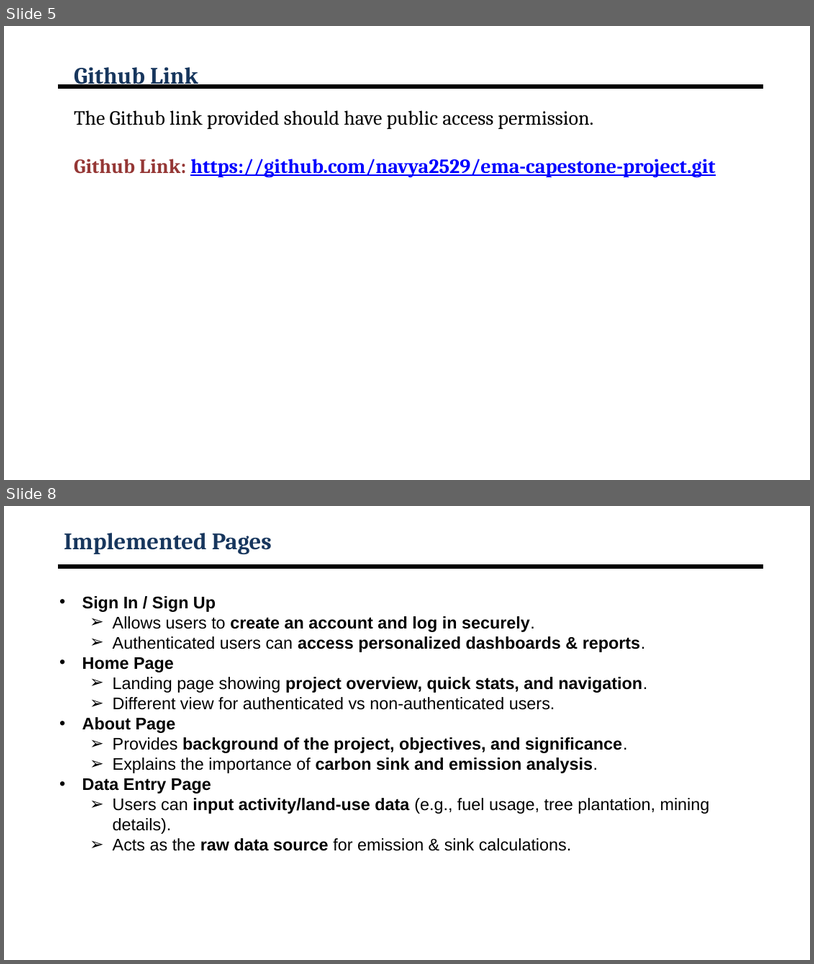
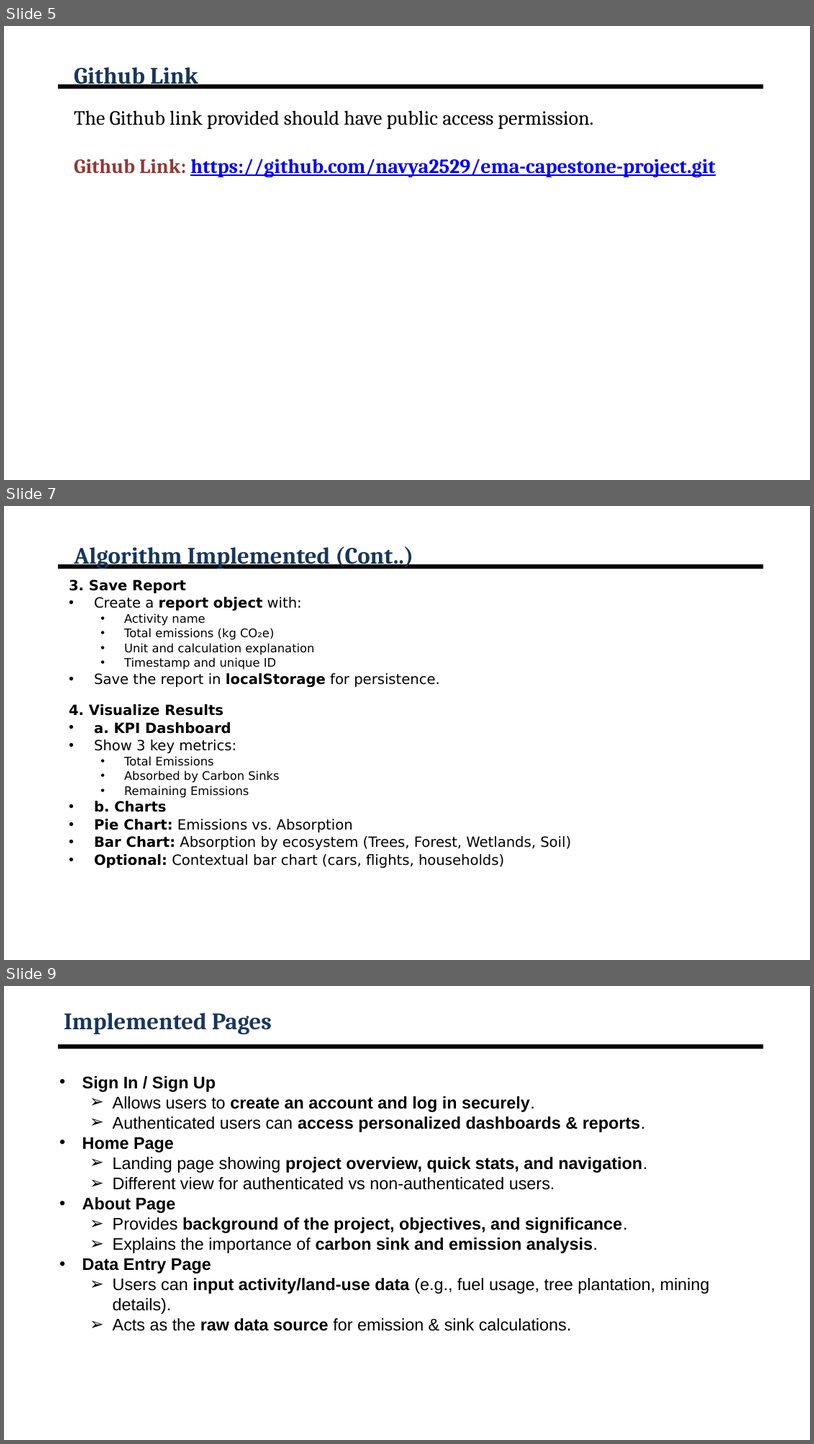
Before and after one commit to SriHari0429/ema-capestone-project, a slide deck: CSE7101-Capstone Project-Review1- TEMPLATE[1].pptx. Shown one above the other, each under a label of ours: slides 5 and 8 before the commit, slides 5, 7 and 9 after it; the slides between them are not shown. The pictures are 814x964 and 814x1444 pixels, drawn with LibreOffice and Linux fonts; fonts in the diff are those of the drawing; background and template pictures are left out. Boxes give left, top, right and bottom in pixels: in the first picture for what was removed or moved away, otherwise in the second. Text is boxed around its words. In the diff, an @@ line names an element or a change of style, - is before the commit and + after.

```diff
--- a/CSE7101-Capstone Project-Review1- TEMPLATE[1].pptx
+++ b/CSE7101-Capstone Project-Review1- TEMPLATE[1].pptx
@@ slide 7 added at (x1=4, y1=506, x2=810, y2=960), background #FFFFFF; not listed: 1 template element that a slide beside it also shows @@
@@ title added at (x1=74, y1=546, x2=414, y2=569), 28 pt, text #17365D, bold @@
+Algorithm Implemented (Cont..)
@@ text added at (x1=69, y1=579, x2=571, y2=867), 16.8 pt, text #000000 @@
+3. Save Report
+• Create a report object with:
+  • Activity name
+  • Total emissions (kg CO₂e)
+  • Unit and calculation explanation
+  • Timestamp and unique ID
+• Save the report in localStorage for persistence.
+4. Visualize Results
+• a. KPI Dashboard
+• Show 3 key metrics:
+  • Total Emissions
+  • Absorbed by Carbon Sinks
+  • Remaining Emissions
+• b. Charts
+• Pie Chart: Emissions vs. Absorption
+• Bar Chart: Absorption by ecosystem (Trees, Forest, Wetlands, Soil)
+• Optional: Contextual bar chart (cars, flights, households)
@@ what was slide 8 is now slide 9 @@
```
Also in this commit, not shown: 4 slides changed, 1 other slide added, 1 slide removed, 15 other files.
